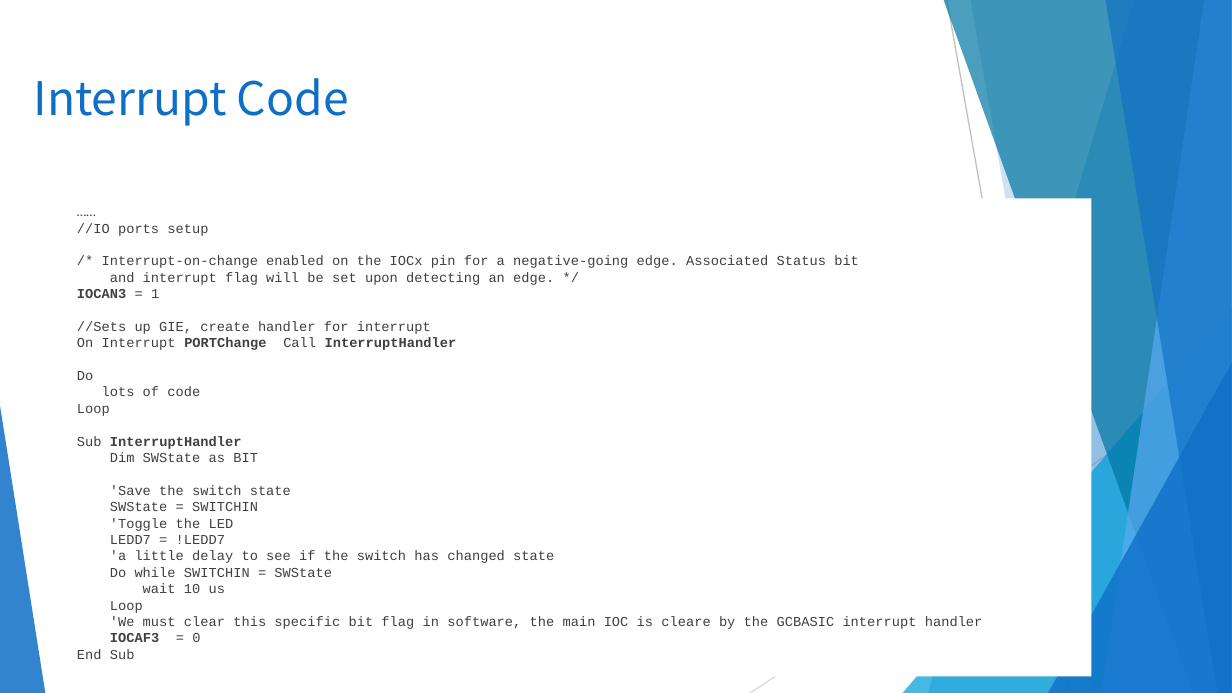
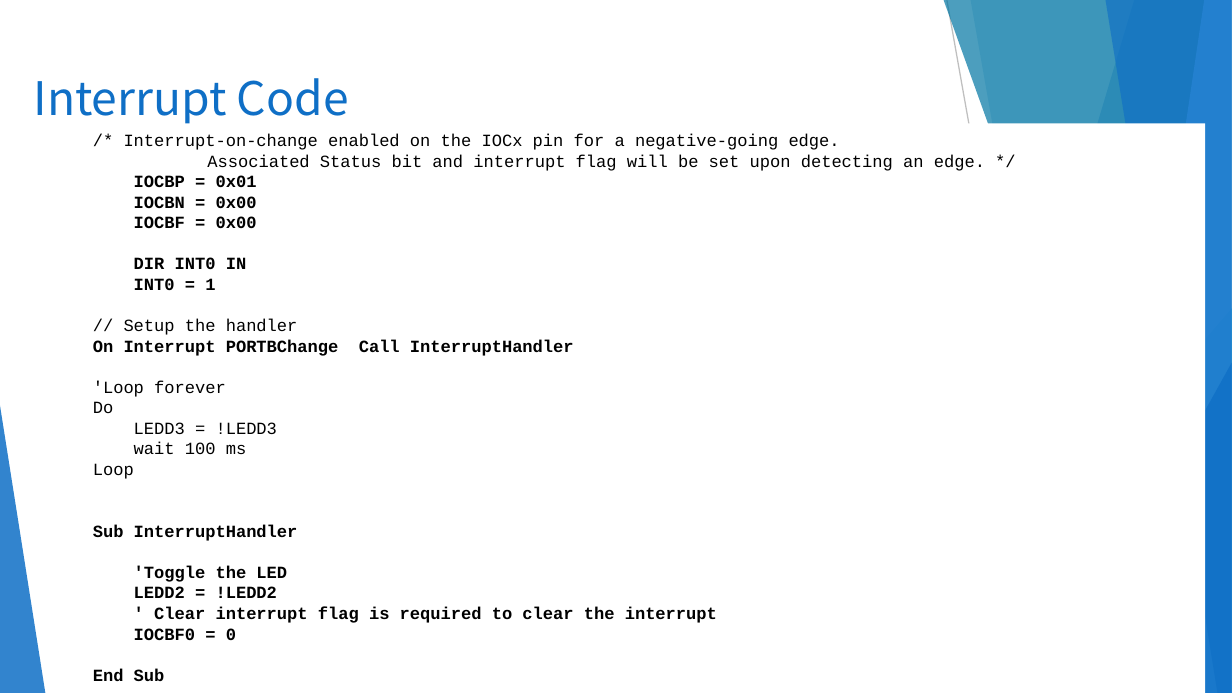
Before and after one commit to GreatCowBASIC/Demonstration_Sources, a slide deck: slide 17 of Vendor_Boards/Microchip_PICDEM 2 plus_board_2010/tutorials/GCBASIC_Part15_Interrupt.pptx (slide 14 before the commit). Drawn at 1232x693 pixels with LibreOffice and Linux fonts; fonts in the diff are those of the drawing; background and template pictures are left out. Boxes give left, top, right and bottom in pixels: in the first picture for what was removed or moved away, otherwise in the second. Text is boxed around its words. In the diff, an @@ line names an element or a change of style, - is before the commit and + after.

```diff
--- a/Vendor_Boards/Microchip_PICDEM 2 plus_board_2010/tutorials/GCBASIC_Part15_Interrupt.pptx
+++ b/Vendor_Boards/Microchip_PICDEM 2 plus_board_2010/tutorials/GCBASIC_Part15_Interrupt.pptx
@@ rectangle added at (81, 123, 1206, 693), fill #FFFFFF, 10 pt, text #000000, bold @@
+/* Interrupt-on-change enabled on the IOCx pin for a negative-going edge.
+Associated Status bit and interrupt flag will be set upon detecting an edge. */
+IOCBP = 0x01
+IOCBN = 0x00
+IOCBF = 0x00
+DIR INT0 IN
+INT0 = 1
+// Setup the handler
+On Interrupt PORTBChange Call InterruptHandler
+'Loop forever
+Do
+LEDD3 = !LEDD3
+wait 100 ms
+Loop
+Sub InterruptHandler
+'Toggle the LED
+LEDD2 = !LEDD2
+' Clear interrupt flag is required to clear the interrupt
+IOCBF0 = 0
+End Sub
@@ text removed at (77, 223, 983, 659) @@
-……
-//IO ports setup
-/* Interrupt-on-change enabled on the IOCx pin for a negative-going edge. Associated Status bit
-and interrupt flag will be set upon detecting an edge. */
-IOCAN3 = 1
-//Sets up GIE, create handler for interrupt
-On Interrupt PORTChange Call InterruptHandler
-Do
-lots of code
-Loop
-Sub InterruptHandler
-Dim SWState as BIT
-'Save the switch state
-SWState = SWITCHIN
-'Toggle the LED
-LEDD7 = !LEDD7
-'a little delay to see if the switch has changed state
-Do while SWITCHIN = SWState
-wait 10 us
-Loop
-'We must clear this specific bit flag in software, the main IOC is cleare by the GCBASIC interrupt handler
-IOCAF3 = 0
-End Sub
```
Also in this commit, not shown: 12 other slides changed, 4 slides added, 1 slide removed, 58 other files.
